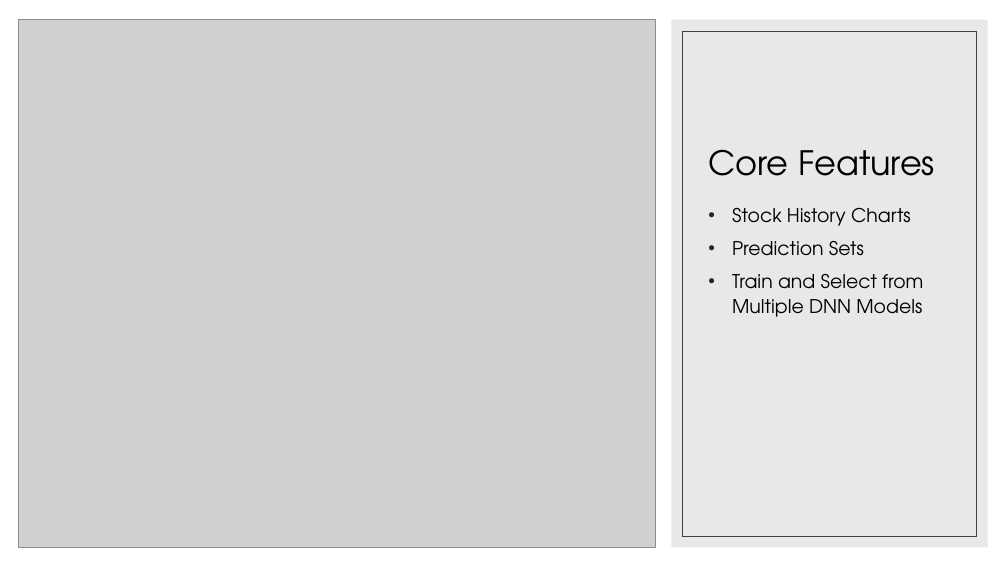
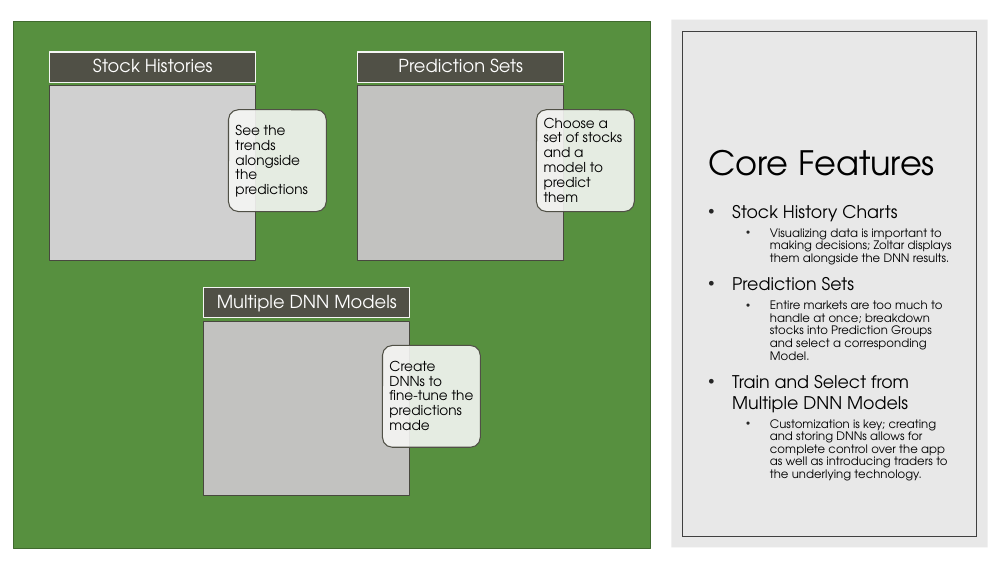
Before and after one commit to gmgoodale/Team19-Zoltar-Stock-Trader, a slide deck: slide 4 of Presentation/Zoltar Stock App.pptx. Drawn at 1008x567 pixels with LibreOffice and Linux fonts; fonts in the diff are those of the drawing; grey boxes stand for pictures. Boxes give left, top, right and bottom in pixels: in the first picture for what was removed or moved away, otherwise in the second. Text is boxed around its words. In the diff, an @@ line names an element or a change of style, - is before the commit and + after.

```diff
--- a/Presentation/Zoltar Stock App.pptx
+++ b/Presentation/Zoltar Stock App.pptx
@@ rectangle added at box(14, 21, 651, 548), fill #57903F, outline #406B2F 1 pt @@
@@ picture removed at box(19, 20, 656, 547) @@
@@ text at box(732, 205, 909, 413): size 18 to 16.6 pt in "Stock History Charts", "Prediction Sets", "Train and Select from Multiple DNN Models"; line spacing 1.1 to 1 @@
@@ text at box(770, 228, 952, 265): paragraph added @@
+  • Visualizing data is important to making decisions; Zoltar displays them alongside the DNN results.
@@ group added at box(50, 52, 634, 496): 6 texts, 5 rectangles, 3 rounded rectangles, 1 picture @@
+See the trends alongside the predictions
+Stock Histories
+Choose a set of stocks and a model to predict them
+Prediction Sets
+Create DNNs to fine-tune the predictions made
+Multiple DNN Models
@@ text at box(770, 300, 942, 360): paragraph added @@
+  • Entire markets are too much to handle at once; breakdown stocks into Prediction Groups and select a corresponding Model.
@@ text at box(770, 419, 947, 481): paragraph added @@
+  • Customization is key; creating and storing DNNs allows for complete control over the app as well as introducing traders to the underlying technology.
```
Also in this commit, not shown: 1 slide added.
